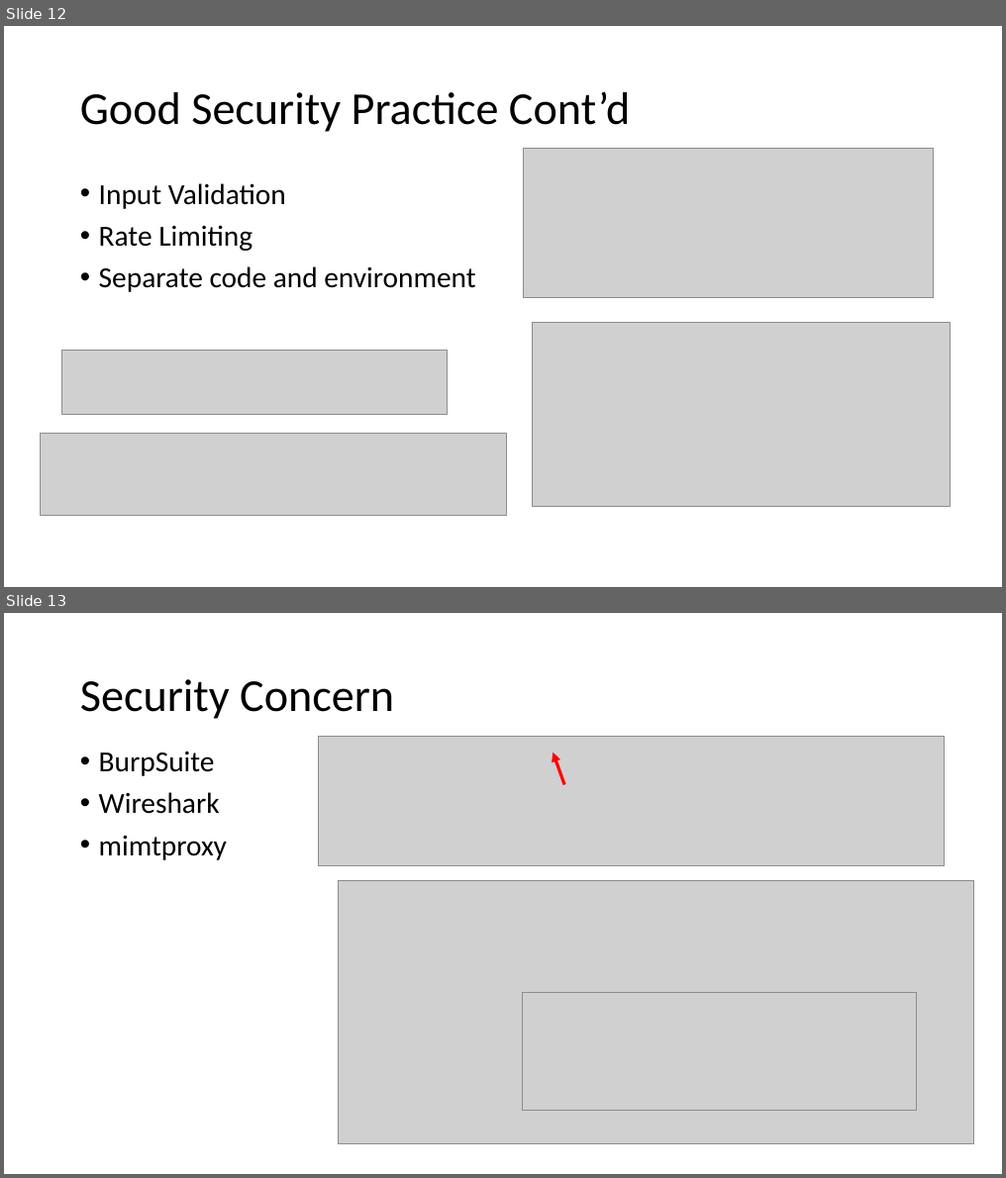
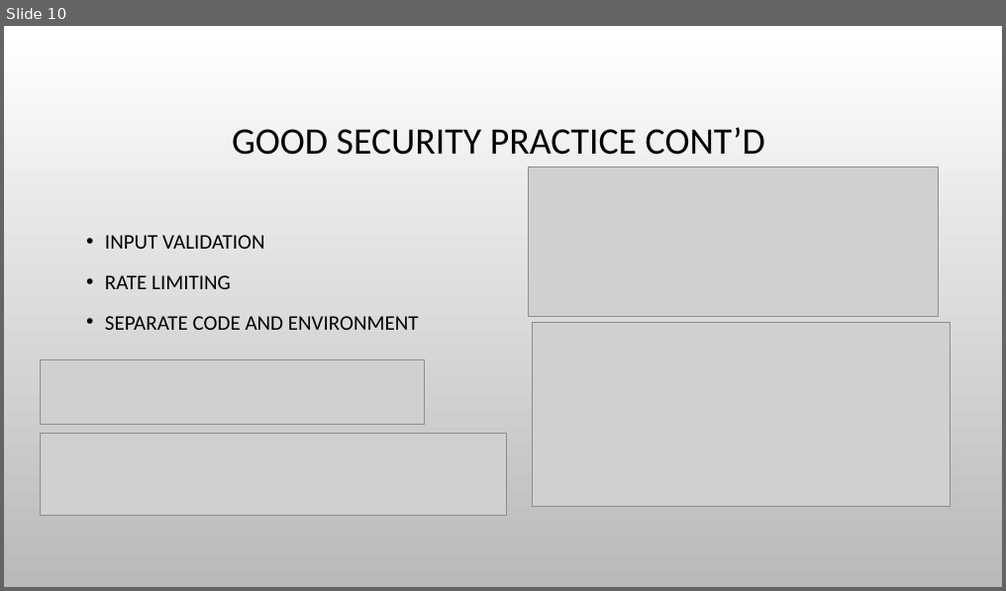
Before and after one commit to DFwJZ/weather_API, a slide deck: Brief_Walkthrough.pptx. Shown one above the other, each under a label of ours: slides 12 and 13 before the commit, slide 10 after it. The pictures are 1006x1178 and 1006x591 pixels, drawn with LibreOffice and Linux fonts; fonts in the diff are those of the drawing; grey boxes stand for pictures; background and template pictures are left out. Boxes give left, top, right and bottom in pixels: in the first picture for what was removed or moved away, otherwise in the second. Text is boxed around its words. In the diff, an @@ line names an element or a change of style, - is before the commit and + after.

```diff
--- a/Brief_Walkthrough.pptx
+++ b/Brief_Walkthrough.pptx
@@ slide 13 removed at <box>4,613,1002,1174</box>, background #FFFFFF @@
@@ title removed at <box>80,679,394,719</box> @@
-Security Concern
@@ text removed at <box>99,752,227,861</box> @@
-• BurpSuite
-• Wireshark
-• mimtproxy
@@ picture removed at <box>319,736,944,866</box> @@
@@ arrow removed from (564, 784) to (552, 753) @@
@@ picture removed at <box>338,880,974,1145</box> @@
@@ picture removed at <box>522,992,916,1110</box> @@
@@ what was slide 12 is now slide 10 @@
@@ slide 10 changed as well @@
@@ background #FFFFFF to picture (left out) @@
@@ title at <box>232,127,765,155</box>: text changed; size 44 to 36 pt @@
-Good Security Practice Cont’d
+GOOD SECURITY PRACTICE CONT’D
@@ picture: place and size @@
-picture at <box>523,149,933,297</box>
+picture at <box>528,168,939,316</box>
@@ text at <box>105,235,419,330</box>: text changed; size 28 to 20 pt @@
-• Input Validation
-• Rate Limiting
-• Separate code and environment
+• INPUT VALIDATION
+• RATE LIMITING
+• SEPARATE CODE AND ENVIRONMENT
@@ picture: place and size @@
-picture at <box>62,350,448,414</box>
+picture at <box>40,360,425,424</box>
```
Also in this commit, not shown: 14 other slides changed, 1 slide added, 7 other files.
